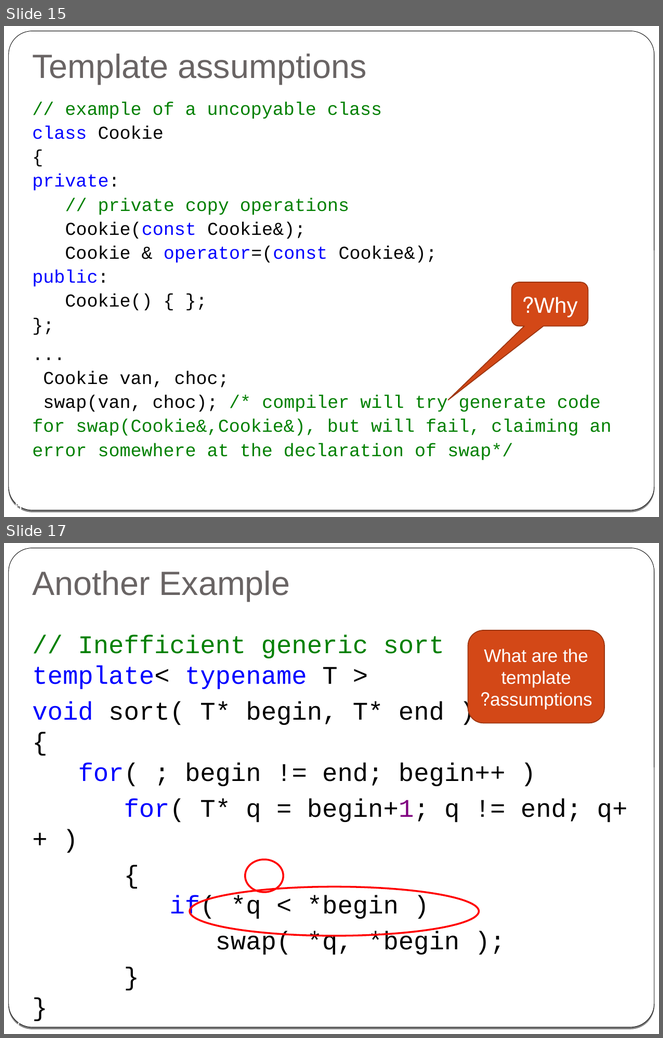
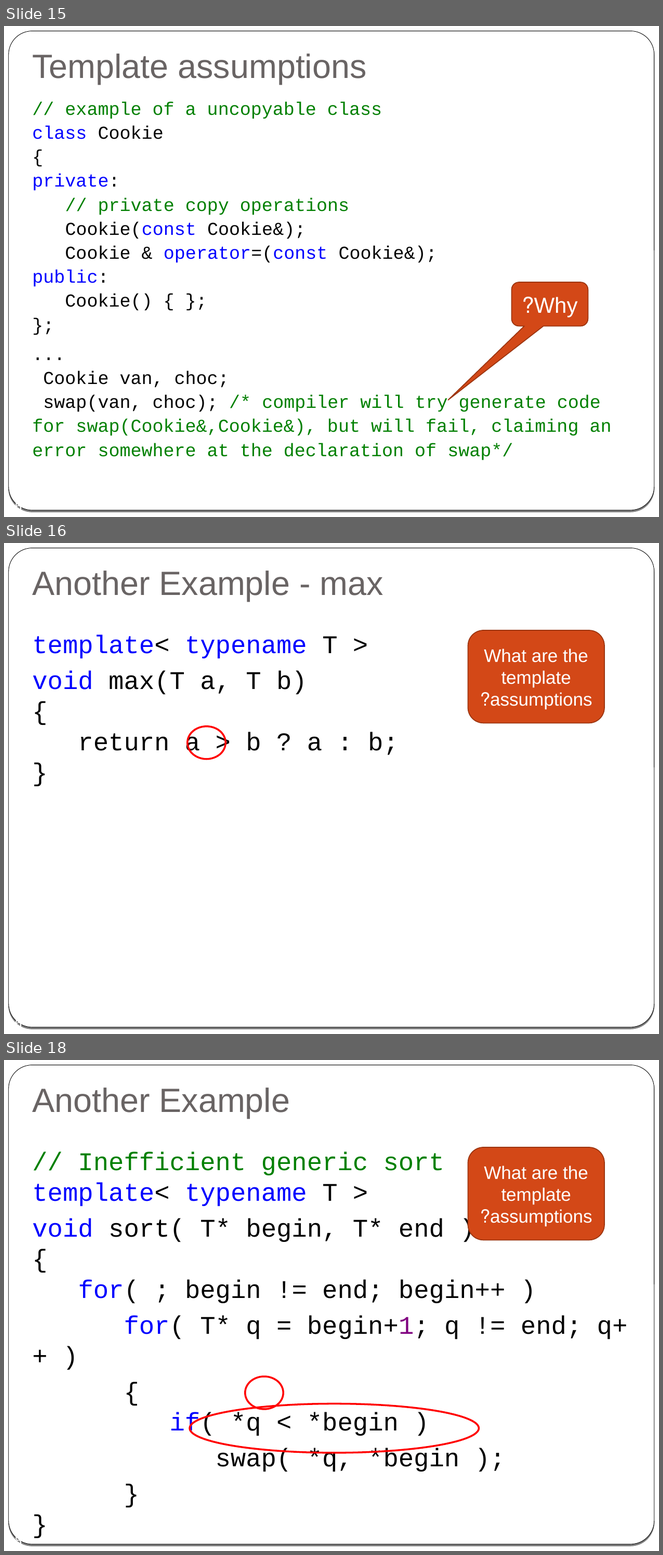
Before and after one commit to cpp-at-ariel/cpp-5778, a slide deck: week08-templates/slides.odp. Shown one above the other, each under a label of ours: slides 15 and 17 before the commit, slides 15, 16 and 18 after it; the slides between them are not shown. The pictures are 663x1038 and 663x1555 pixels, drawn with LibreOffice and Linux fonts; fonts in the diff are those of the drawing. Boxes give left, top, right and bottom in pixels: in the first picture for what was removed or moved away, otherwise in the second. Text is boxed around its words. In the diff, an @@ line names an element or a change of style, - is before the commit and + after.

Commit message:
template slides

```diff
--- a/week08-templates/slides.odp
+++ b/week08-templates/slides.odp
@@ slide 16 added at [4, 543, 659, 1034], background gradient #000000 to #FFFFFF; not listed: 2 template elements that a slide beside it also shows @@
@@ title added at [32, 571, 383, 601], 37 pt, text #696464 @@
+Another Example - max
@@ text added at [32, 635, 399, 758], 28 pt, text #000000 @@
+template< typename T >
+void max(T a, T b)
+{
+return a > b ? a : b;
+}
@@ rounded rectangle added at [468, 630, 604, 723], fill #D34817, outline #9C3510 0.99 pt, 20 pt, text #FFFFFF @@
+What are the template assumptions?
@@ ellipse added at [188, 727, 226, 759], outline #FF0000 2.01 pt @@
@@ page number added at [8, 1018, 22, 1027], 14 pt, text #FFFFFF @@
+16
@@ what was slide 17 is now slide 18 @@
@@ page number at [8, 1535, 22, 1544]: text changed @@
-17
+18
```
Also in this commit, not shown: 4 slides changed, 6 other slides added, 1 slide removed.
